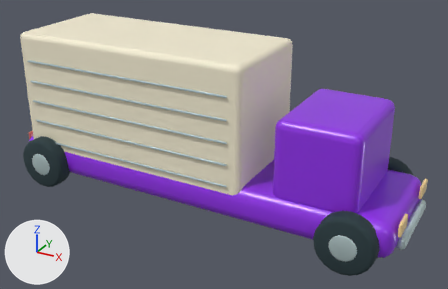
One commit to the glTF model public/models/delivery.glb: the scene before it, then after it.
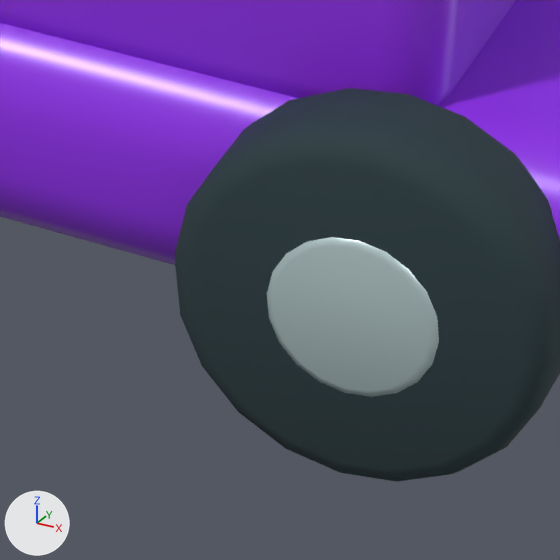
The first picture shows the older version from a 50 mm camera at (2.03, -3.49, 2.18) aimed at (0.11, -0.01, 0.44). The close-ups show the older and then the newer version on the part from 63% to 84% of the width and 68% to 100% of the height of that picture. Only the edits that show in the close-ups are written down. The lights are fixed; the arrows at lower left show +X, +Y and +Z. Where no turn or scale is listed for an object, it has been applied to the vertices. Vertices at exactly the same position are counted once.

Objects in the first close-up: 'Paint delivery', 'Tyre rubber.008', 'Wheel hubs.008'.
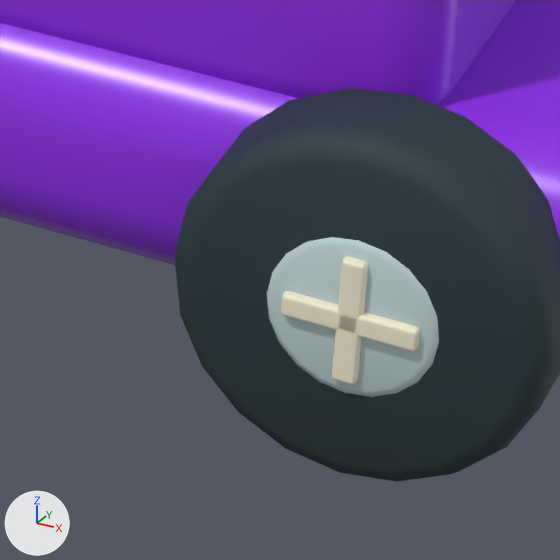
Boxes (x1, y1, x2, y2) around the edits, measured in the close-ups (560 x 560 px):
part 1 of me_cube_113, deleted (pale blue)
    before: (267, 237, 439, 397)
part 2 of me_cylinder_065, added
    after: (267, 237, 439, 397)

Diff of the bpy script that builds the scene:
```diff
--- a/public/models/delivery.glb.py
+++ b/public/models/delivery.glb.py
@@ mat_rolling_wheels @@
+mat_rolling_wheels = bpy.data.materials.new('Rolling wheels')
+mat_rolling_wheels.use_nodes = True; mat_rolling_wheels.node_tree.nodes.clear()
+_N = mat_rolling_wheels.node_tree.nodes; _L = mat_rolling_wheels.node_tree.links
+n0 = _N.new('ShaderNodeBsdfPrincipled'); n0.name = 'Principled BSDF'
+n0.inputs[1].default_value = 0.05  # 'Metallic'
+n0.inputs[2].default_value = 0.72  # 'Roughness'
+n1 = _N.new('ShaderNodeOutputMaterial'); n1.name = 'Material Output'
+n2 = _N.new('ShaderNodeVertexColor'); n2.name = 'Color Attribute'
+_L.new(n0.outputs[0], n1.inputs[0])  # 'BSDF' to 'Surface'
+_L.new(n2.outputs[0], n0.inputs[0])  # 'Color' to 'Base Color'
@@ me_cube_113 @@
 # used by ob_wheel_hubs_008; location = (-0.45, -0.411, 0.35)
-me_cube_113.from_pydata(...)  # 1456 vertices, 2852 faces; spans x -0.81..1.92, y -0.09..0.91, z -0.25..0.61
+me_cube_113.from_pydata(...)  # 1056 vertices, 2068 faces; spans x -0.8..1.92, y -0.01..0.83, z -0.21..0.61
+# me_cube_113 part 1: the loose piece of 100 vertices spanning x 1.52..1.7, y -0.09..-0.06, z -0.25..-0.07 is deleted
+# other edits to the shape of me_cube_113 do not show in these pictures
 me_cube_113.materials.append(mat_wheel_hubs)
@@ me_cylinder_065 @@
 # used by ob_tyre_rubber_008; location = (-1.17, -0.43, 0.19)
-me_cylinder_065.from_pydata(...)  # 480 vertices, 944 faces; spans x -0.19..2.52, y -0.07..0.93, z -0.19..0.19
-me_cylinder_065.materials.append(mat_tyre_rubber)  # dark cyan #273b40
+me_cylinder_065.from_pydata(...)  # 1648 vertices, 3232 faces; spans x -0.19..2.52, y -0.08..0.94, z -0.19..0.19
+# me_cylinder_065 part 2: 292 vertices added at x 2.24..2.42, y -0.08..-0.04, z -0.09..0.09
+# other edits to the shape of me_cylinder_065 do not show in these pictures
+me_cylinder_065.materials.append(mat_rolling_wheels)
```
